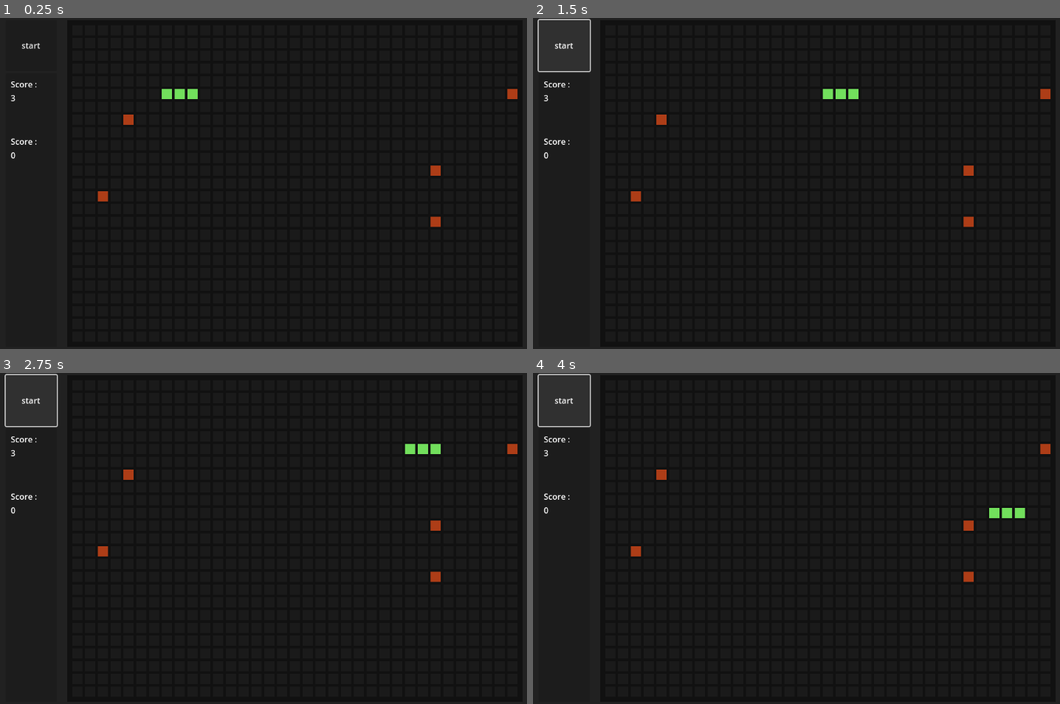
Above: before the commit, frames 1-4 (two rows, left to right).
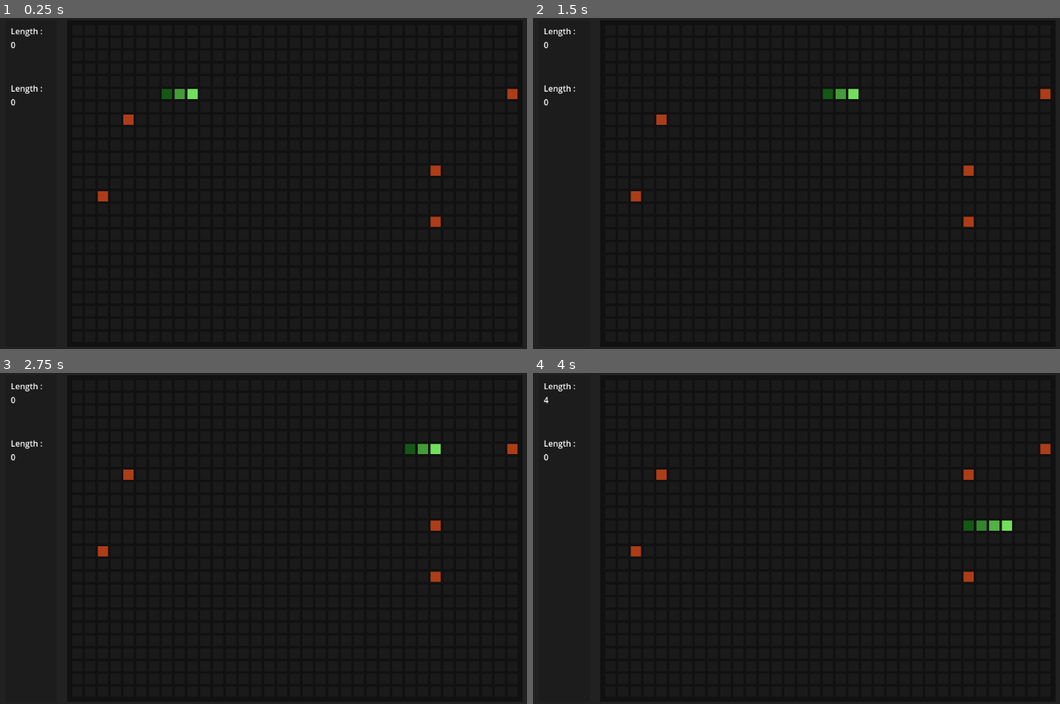
Above: after the commit, the same moments.

Repository: emecdelam/multiplayer_snake
Game: Godot game, scene res://scenes/main_game.tscn
Same seed, same stepped clock (60 frames per second), same inputs: the game is played once before the commit and once after it.
Inputs (mouse positions are in pixels of both pictures, inside the frame that each line leads up to):
- Up to frame 1 (0.25 s): no input
- Up to frame 2 (1.5 s): click (564, 44) at 0.5 s, where only the run before the commit has a clickable "start"; click (564, 44) at 1.25 s, where only the run before the commit has a clickable "start"
- Up to frame 3 (2.75 s): hold Right (move_right) from 2.03 s (still down)
- Up to frame 4 (4 s): release Right (move_right) at 2.78 s; hold Down (move_down) 2.78-3.53 s; hold Right (move_right) from 3.53 s (still down)

The runs differ from the first frame. In frame 1, 0.4% of the frame differs, in the area x 2-36%, y 3-43%; in frame 2, 0.6%; in frame 3, 0.6%; in frame 4, 1.0%, in the area x 0-94%, y 0-48%.

Commit message:
working game with lerp

Diff:
--- a/scenes/main_game.tscn
+++ b/scenes/main_game.tscn
@@ -44,16 +44,6 @@
 [node name="VBoxContainer" type="VBoxContainer" parent="Panel/MarginContainer/HBoxContainer"]
 layout_mode = 2
 
-[node name="MarginContainer3" type="MarginContainer" parent="Panel/MarginContainer/HBoxContainer/VBoxContainer"]
-custom_minimum_size = Vector2(100, 100)
-layout_mode = 2
-
-[node name="Button" type="Button" parent="Panel/MarginContainer/HBoxContainer/VBoxContainer/MarginContainer3"]
-custom_minimum_size = Vector2(50, 50)
-layout_mode = 2
-toggle_mode = true
-text = "start"
-
 [node name="Panel" type="Panel" parent="Panel/MarginContainer/HBoxContainer/VBoxContainer"]
 custom_minimum_size = Vector2(100, 200)
 layout_mode = 2
@@ -83,7 +73,7 @@
 [node name="Label" type="Label" parent="Panel/MarginContainer/HBoxContainer/VBoxContainer/Panel/VSplitContainer/MarginContainer/VBoxContainer"]
 layout_mode = 2
 size_flags_vertical = 0
-text = "Score :"
+text = "Length :"
 
 [node name="Label2" type="Label" parent="Panel/MarginContainer/HBoxContainer/VBoxContainer/Panel/VSplitContainer/MarginContainer/VBoxContainer"]
 layout_mode = 2
@@ -105,7 +95,7 @@
 [node name="Label" type="Label" parent="Panel/MarginContainer/HBoxContainer/VBoxContainer/Panel/VSplitContainer/MarginContainer2/VBoxContainer"]
 layout_mode = 2
 size_flags_vertical = 0
-text = "Score :"
+text = "Length :"
 
 [node name="Label2" type="Label" parent="Panel/MarginContainer/HBoxContainer/VBoxContainer/Panel/VSplitContainer/MarginContainer2/VBoxContainer"]
 layout_mode = 2
@@ -122,6 +112,12 @@
 
 [node name="Node2D" type="Node2D" parent="Panel/MarginContainer/HBoxContainer/Panel2"]
 script = ExtResource("1_c2hxe")
+cell_size = null
+border_size = null
+number_cell_x = null
+number_cell_y = null
+human_game = null
+number_fruits = null
 
 [node name="Timer" type="Timer" parent="Panel/MarginContainer/HBoxContainer/Panel2"]
 wait_time = 0.1
--- a/scripts/main_game.gd
+++ b/scripts/main_game.gd
@@ -15,7 +15,8 @@
 #--------------------------------------
 @onready var panel_position: Vector2 = position
 @onready var cell: Resource = preload("res://scenes/cell.tscn")
-@onready var label1 = get_tree().root.get_node("GUI/Panel/MarginContainer/HBoxContainer/VBoxContainer/Panel/VSplitContainer/MarginContainer/VBoxContainer/Label2")
+@onready var label1: Label = get_tree().root.get_node("GUI/Panel/MarginContainer/HBoxContainer/VBoxContainer/Panel/VSplitContainer/MarginContainer/VBoxContainer/Label2")
+@onready var label2: Label = get_tree().root.get_node("GUI/Panel/MarginContainer/HBoxContainer/VBoxContainer/Panel/VSplitContainer/MarginContainer2/VBoxContainer/Label2")
 #--------------------------------------
 # GLOBAL VAR
 #--------------------------------------
@@ -72,6 +73,7 @@
 		players.append(player)
 		add_child(player)
 
+
 ## Handles the death of any player
 func handle_death_player(player: Player):
 	pass
--- a/scripts/map.gd
+++ b/scripts/map.gd
@@ -100,10 +100,19 @@
 func add_player_pos(pos: Vector2, player: Player):
 	get_cell(pos).color = player.color
 
+## Return a boolean descibing if a color is in a gradient
+func is_color_between(color_a: Color, color_b: Color, target_color: Color) -> bool:
+	for channel in range(3):
+		var min_val = min(color_a[channel], color_b[channel])
+		var max_val = max(color_a[channel], color_b[channel])
+		if target_color[channel] < min_val or target_color[channel] > max_val:
+			return false
+	return true
+
 
 ## Changes the cell color at {pos} to the defautl color
 func remove_player_pos(pos: Vector2, player: Player):
-	if get_cell(pos).color == player.color:
+	if is_color_between(player.color, player.tail_color, get_cell(pos).color):
 		change_cell_color(pos, param.empty_cell_color)
 	else:
 		print("[WARNING] trying to remove a player cell that didn't belong")
--- a/scripts/parameters.gd
+++ b/scripts/parameters.gd
@@ -1,7 +1,9 @@
 class_name Parameters
 
 
-var player_colors = [Color("#72DF5C")]
+var player_colors = [[Color("#72DF5C"), Color("#145815")]]
+
+
 
 var number_of_players = len(player_colors)
 var empty_cell_color = Color("#1a1a1a")
--- a/scripts/player.gd
+++ b/scripts/player.gd
@@ -7,10 +7,12 @@
 #--------------------------------------
 var body: Array[Vector2] = []
 var color: Color
+var tail_color: Color
 var alive: bool = false
 var score: Label
+
 # Directions
-enum Direction { UP, DOWN, LEFT, RIGHT }
+enum Direction { UP, DOWN, LEFT, RIGHT, NULL}
 
 # The last input is stored to avoid someone going UP -> DOWN killing himself
 var direction = Direction.RIGHT
@@ -20,19 +22,24 @@
 # Functions
 #--------------------------------------
 
-func _process(_delta):
-	check_inputs()
 
 
 ## Initialize positions and color for the cells
-func initialize_player(coordinates:Array, panel_color: Color, map: Map, label:Label):
-	color = panel_color
+func initialize_player(coordinates:Array, panel_colors: Array, map: Map, label:Label):
+	color = panel_colors[0]
+	tail_color = panel_colors[1]
 	alive = true
 	score = label
 	for coor in coordinates:
 		body.append(coor)
 		map.add_player_pos(coor, self)
-	update_score()
+	if len(body) < 2:
+		print("[WARNING] less than two points are used to place the snake originally")
+	else:
+		direction = match_vector_direction(body[-1] - body[-2])
+		new_direction = direction
+		if direction == Direction.NULL :
+			print("[WARNING] direction is NULL, the head is not direclty adjacent to the segment before")
 
 
 
@@ -40,6 +47,7 @@
 func move_snake(map: Map) -> bool:
 	if not alive:
 		return false
+	check_inputs()
 	var snake_head: Vector2 = body[-1]
 	var new_snake_pos: Vector2 = snake_head + match_direction_vector(direction)
 
@@ -53,11 +61,13 @@
 	if map.check_fruit_collision(new_snake_pos):
 		map.add_player_pos(new_snake_pos, self)
 		update_score()
+		update_player_gradient(map)
 		return true
 	map.add_player_pos(new_snake_pos, self)
 	# Doesn't collide
 	var tail = body.pop_front()
 	map.remove_player_pos(tail, self)
+	update_player_gradient(map)
 	return true
 
 
@@ -74,11 +84,28 @@
 			return Vector2(-1, 0)
 		Direction.RIGHT:
 			return Vector2(1, 0)
+		Direction.NULL:
+			return Vector2(0, 0)
 		_:
 			return Vector2(0, 0)
 
 
-## Checks for user inputs, not usefull
+## A function to extract the direction change from a coordinates
+func match_vector_direction(vec: Vector2) -> Direction:
+	match vec:
+		Vector2(0, -1):
+			return Direction.UP
+		Vector2(0, 1):
+			return Direction.DOWN
+		Vector2(-1, 0):
+			return Direction.LEFT
+		Vector2(1, 0):
+			return Direction.RIGHT
+		_:
+			return Direction.NULL
+
+
+## Checks for user inputs, not usefull for ai
 func check_inputs():
 	if Input.is_action_pressed("move_up") and direction != Direction.DOWN:
 		new_direction = Direction.UP
@@ -90,6 +117,24 @@
 		new_direction = Direction.RIGHT
 	direction = new_direction
 
+
+
 ## Updates the label used to display the score
 func update_score():
 	score.text = str(len(body))
+
+
+func update_player_gradient(map: Map):
+	var colors = generate_gradient(tail_color, color, len(body))
+	for i in range(len(body)):
+		map.change_cell_color(body[i], colors[i])
+
+## Function to generate a list of colors forming a gradient between two colors returns from b to a
+func generate_gradient(color_a: Color, color_b: Color, steps: int) -> Array:
+	var gradient_colors = []
+	for i in range(steps):
+		var t = float(i) / float(steps - 1)
+		var lerp_color = color_a.lerp(color_b, t)
+		gradient_colors.append(lerp_color)
+
+	return gradient_colors
